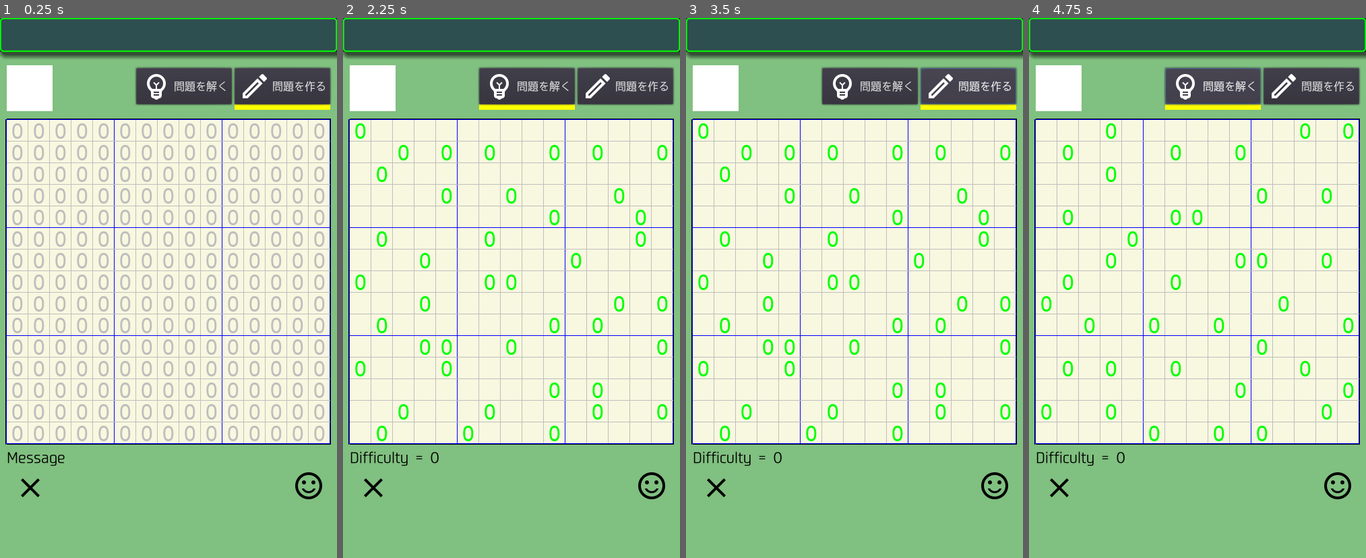
Above: before the commit, frames 1-4 (left to right).
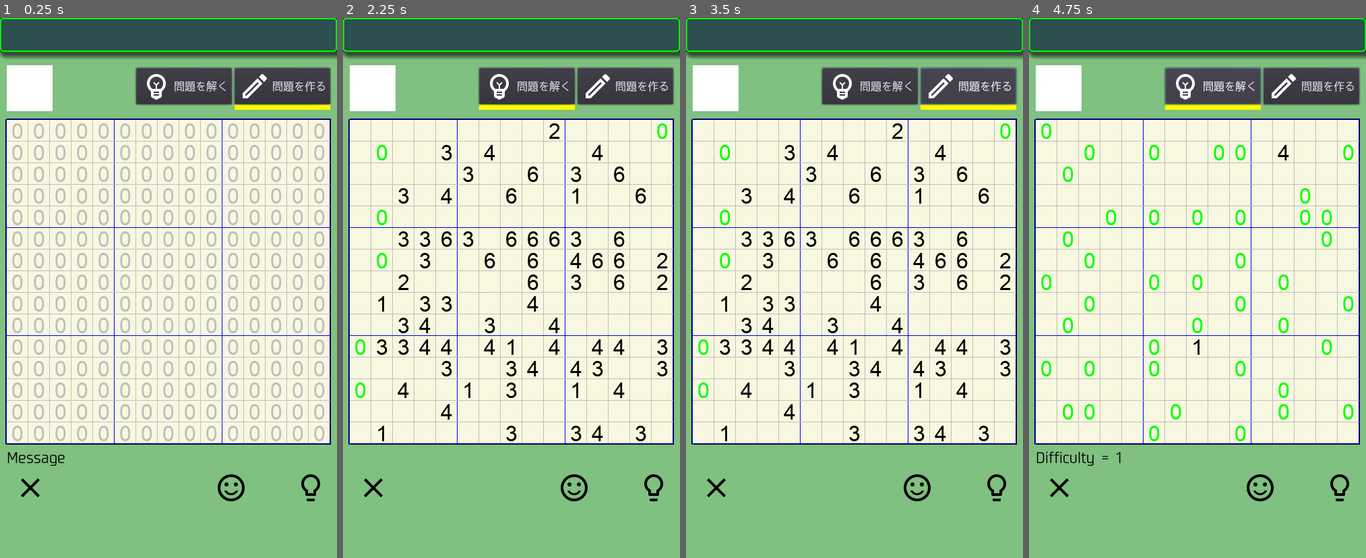
Above: after the commit, the same moments.

Repository: vivisuke/SakuSakuMosaic
Game: Godot game, scene res://MainScene.tscn
Two runs of this game, one before a commit and one after it. Both use one fixed random seed, a clock stepped at 60 frames per second and the inputs below.
Inputs (mouse positions are in pixels of both pictures, inside the frame that each line leads up to; where the layout moved, square brackets give the same spot in the first picture):
- Up to frame 1 (0.25 s): no input
- Up to frame 2 (2.25 s): click "問題を解く" at 0.5 s; click (373, 487) at 1.25 s; click (653, 487) at 2.02 s
- Up to frame 3 (3.5 s): click "問題を作る" at 2.75 s
- Up to frame 4 (4.75 s): click (1261, 487) [1339, 487] at 3.5 s; click "問題を解く" at 4.25 s

The runs differ from the first frame. In frame 1, 0.4% of the frame differs, in the area x 64-96%, y 84-90%; in frame 2, 5.6%, in the area x 2-97%, y 19-90%; in frame 3, 5.6%; in frame 4, 4.1%.

Commit message:
0047 ◎ C 08/20 08/20 0.001│問題│バツの色をもう少し薄く？

Diff:
--- a/SakuSakuMosaic/Global.gd
+++ b/SakuSakuMosaic/Global.gd
@@ -18,15 +18,13 @@
 	KEY_DIFFICULTY,
 	KEY_TITLE,
 	KEY_AUTHOR,
-	KEY_CLUES1,
-	KEY_CLUES2,
-	KEY_CLUES3,
+	KEY_CLUES,
 }
 var quest_list = [
 	["q001", 13, "Usagi", "AYAZOU",
-	".........2....0 .0..3.4....4... .....3..6.3.6.. ..3.4..6..1..6. .0.............",
-	"..3363.6663.6.. .0.3..6.6.466.2 ..2.....6.3.6.2 .1.33...4...... ..34..3..4.....",
-	"03344.41.4.44.3 ....3..34.43..3 0.4..1.3..1.4.. ....4.......... .1.....3..34.3.",],
+	"""	.........2....0 .0..3.4....4... .....3..6.3.6.. ..3.4..6..1..6. .0.............
+		..3363.6663.6.. .0.3..6.6.466.2 ..2.....6.3.6.2 .1.33...4...... ..34..3..4.....
+		03344.41.4.44.3 ....3..34.43..3 0.4..1.3..1.4.. ....4.......... .1.....3..34.3. """,],
 ]
 
 func xyToAryIX(x, y):
--- a/SakuSakuMosaic/MainScene.gd
+++ b/SakuSakuMosaic/MainScene.gd
@@ -217,6 +217,22 @@
 	update_MiniMap()
 	update_ModeButtons()
 	pass # Replace with function body.
+func set_quest(quest : String):
+	if editMode: return
+	var x = 0
+	var y = 0
+	for i in range(quest.length()):
+		if quest[i] == ".":
+			clueLabels[g.xyToBoardIX(x, y)].text = ""
+		elif quest.ord_at(i) >= 0x30 && quest.ord_at(i) <= 0x39:
+			clueLabels[g.xyToBoardIX(x, y)].text = String(quest.ord_at(i) - 0x30)
+		else:
+			continue
+		x += 1
+		if x == g.N_IMG_CELL_HORZ:
+			x = 0
+			y += 1
+	pass
 #func xyToAryIX(x, y):
 #	return (y+1)*g.ARY_WIDTH + (x+1)
 func count_black(x, y):		# (x, y) を中心とする 3x3 ブロック内の黒数をカウント
@@ -333,6 +349,10 @@
 	else:
 		col = Color.white if $BoardBG/TileMap.get_cell(x, y) == BLACK else Color.black
 	clueLabels[g.xyToBoardIX(x, y)].add_color_override("font_color", col)
+func update_allCluesLabel():
+	for y in range(g.N_IMG_CELL_VERT):
+		for x in range(g.N_IMG_CELL_HORZ):
+			update_cluesLabelColor(x, y)
 func cell_pressed(x, y):
 	#if solving:
 	#	clueLabels[g.xyToBoardIX(x, y)].text = ""
@@ -403,9 +423,7 @@
 	if editMode:
 		update_cluesLabel()
 	else:
-		for y in range(g.N_IMG_CELL_VERT):
-			for x in range(g.N_IMG_CELL_HORZ):
-				update_cluesLabelColor(x, y)
+		update_allCluesLabel()
 	update_MiniMap()
 	pass # Replace with function body.
 func fill_black(ix):	# 手がかり数字＋周りのバツ数が９ならばバツ以外の場所を黒にする
@@ -511,11 +529,8 @@
 			$BoardBG/TileMap.set_cell(x, y, UNKNOWN)
 			#var label = clueLabels[g.xyToBoardIX(x, y)]
 			#label.add_color_override("font_color", Color.black)
-	for y in range(g.N_IMG_CELL_VERT):
-		for x in range(g.N_IMG_CELL_HORZ):
-			update_cluesLabelColor(x, y)
+	update_allCluesLabel()
 	pass # Replace with function body.
-
 
 func _on_GenQuestButton_pressed():
 	if editMode:
@@ -523,3 +538,11 @@
 	editMode = true
 	update_ModeButtons()
 	pass # Replace with function body.
+
+
+func _on_TestButton_pressed():
+	if editMode:
+		return
+	set_quest(g.quest_list[0][g.KEY_CLUES])
+	update_allCluesLabel()
+	pass # Replace with function body.
--- a/SakuSakuMosaic/MainScene.tscn
+++ b/SakuSakuMosaic/MainScene.tscn
@@ -14,6 +14,8 @@
 [ext_resource path="res://images/edit_white.png" type="Texture" id=12]
 [ext_resource path="res://images/light_white.png" type="Texture" id=13]
 [ext_resource path="res://sounds/button-3.mp3" type="AudioStream" id=14]
+[ext_resource path="res://images/lightbulb_black.png" type="Texture" id=15]
+[ext_resource path="res://images/lightbulb_white.png" type="Texture" id=16]
 
 [sub_resource type="TileSet" id=1]
 0/name = "black-4x4.png 0"
@@ -180,12 +182,23 @@
 }
 
 [node name="BasicButton" type="TextureButton" parent="."]
-margin_left = 434.164
-margin_top = 668.923
-margin_right = 482.164
-margin_bottom = 716.923
+margin_left = 318.811
+margin_top = 671.92
+margin_right = 366.811
+margin_bottom = 719.92
 texture_normal = ExtResource( 7 )
 texture_pressed = ExtResource( 8 )
+__meta__ = {
+"_edit_use_anchors_": false
+}
+
+[node name="TestButton" type="TextureButton" parent="."]
+margin_left = 436.542
+margin_top = 671.92
+margin_right = 484.542
+margin_bottom = 719.92
+texture_normal = ExtResource( 15 )
+texture_pressed = ExtResource( 16 )
 __meta__ = {
 "_edit_use_anchors_": false
 }
@@ -209,3 +222,4 @@
 [connection signal="pressed" from="ModeContainer/GenQuestButton" to="." method="_on_GenQuestButton_pressed"]
 [connection signal="pressed" from="ClearButton" to="." method="_on_ClearButton_pressed"]
 [connection signal="pressed" from="BasicButton" to="." method="_on_BasicButton_pressed"]
+[connection signal="pressed" from="TestButton" to="." method="_on_TestButton_pressed"]
Not shown: 1 places in SakuSakuMosaic/MainScene.tscn that only renumber resources
Binary file added: SakuSakuMosaic/html/SSM15.png
Not shown, added: SakuSakuMosaic/html/SSM15.png.import
Binary file added: SakuSakuMosaic/html/favicon.png
Not shown, added: SakuSakuMosaic/html/favicon.png.import
Binary file changed: SakuSakuMosaic/images/cross-32x32.png
Binary file added: SakuSakuMosaic/images/lightbulb_black.png
Not shown, added: SakuSakuMosaic/images/lightbulb_black.png.import
Binary file added: SakuSakuMosaic/images/lightbulb_gray.png
Not shown, added: SakuSakuMosaic/images/lightbulb_gray.png.import
Binary file added: SakuSakuMosaic/images/lightbulb_white.png
Not shown, added: SakuSakuMosaic/images/lightbulb_white.png.import
(and 5 more such lines)
